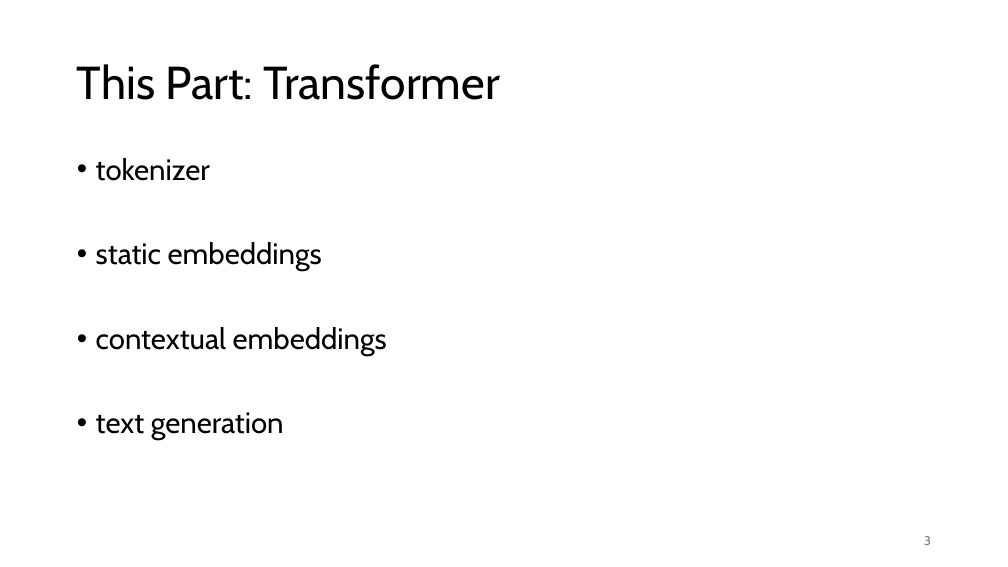
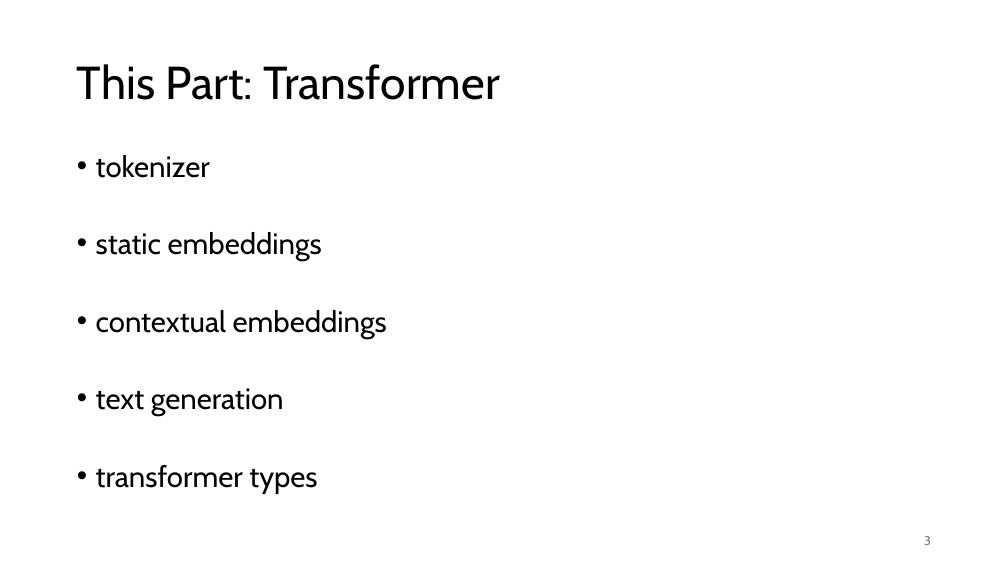
Before and after one commit to FelixWick/language_models, a slide deck: slide 3 of slides/2_transformer.pptx. Drawn at 1008x567 pixels with LibreOffice and Linux fonts; fonts in the diff are those of the drawing. Boxes give left, top, right and bottom in pixels: in the first picture for what was removed or moved away, otherwise in the second. Text is boxed around its words. In the diff, an @@ line names an element or a change of style, - is before the commit and + after.

Commit message:
more details on transformer

```diff
--- a/slides/2_transformer.pptx
+++ b/slides/2_transformer.pptx
@@ text at box(96, 155, 387, 416): line spacing 0.9 to 0.8 @@
@@ text at box(96, 465, 317, 494): paragraph added @@
+• transformer types
```
Also in this commit, not shown: 10 other slides changed, 12 slides added, 2 slides removed, 4 other files.
